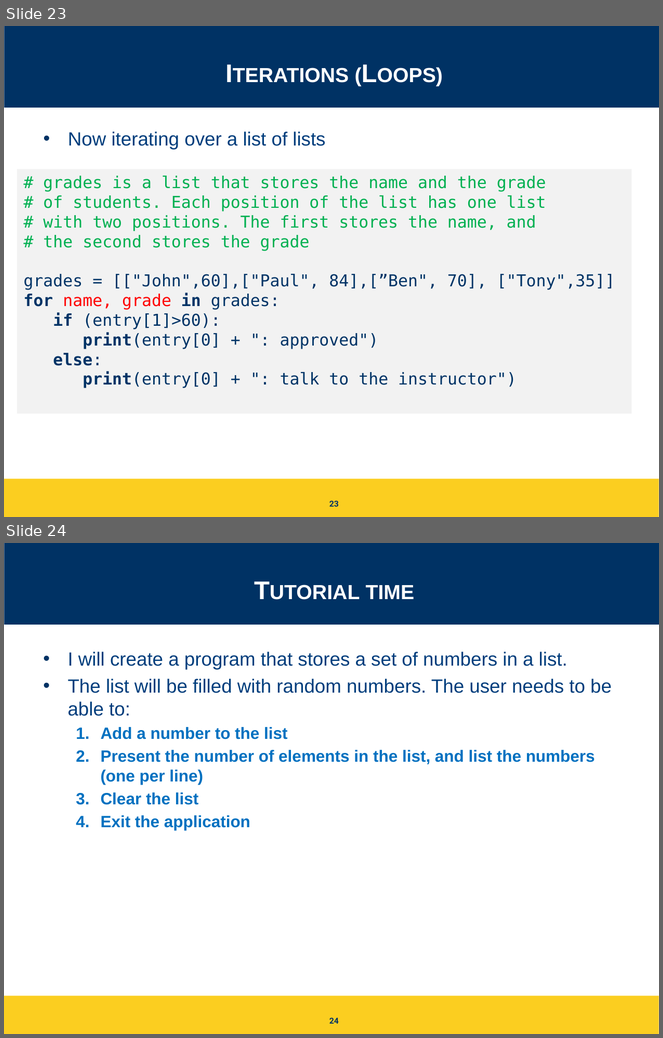
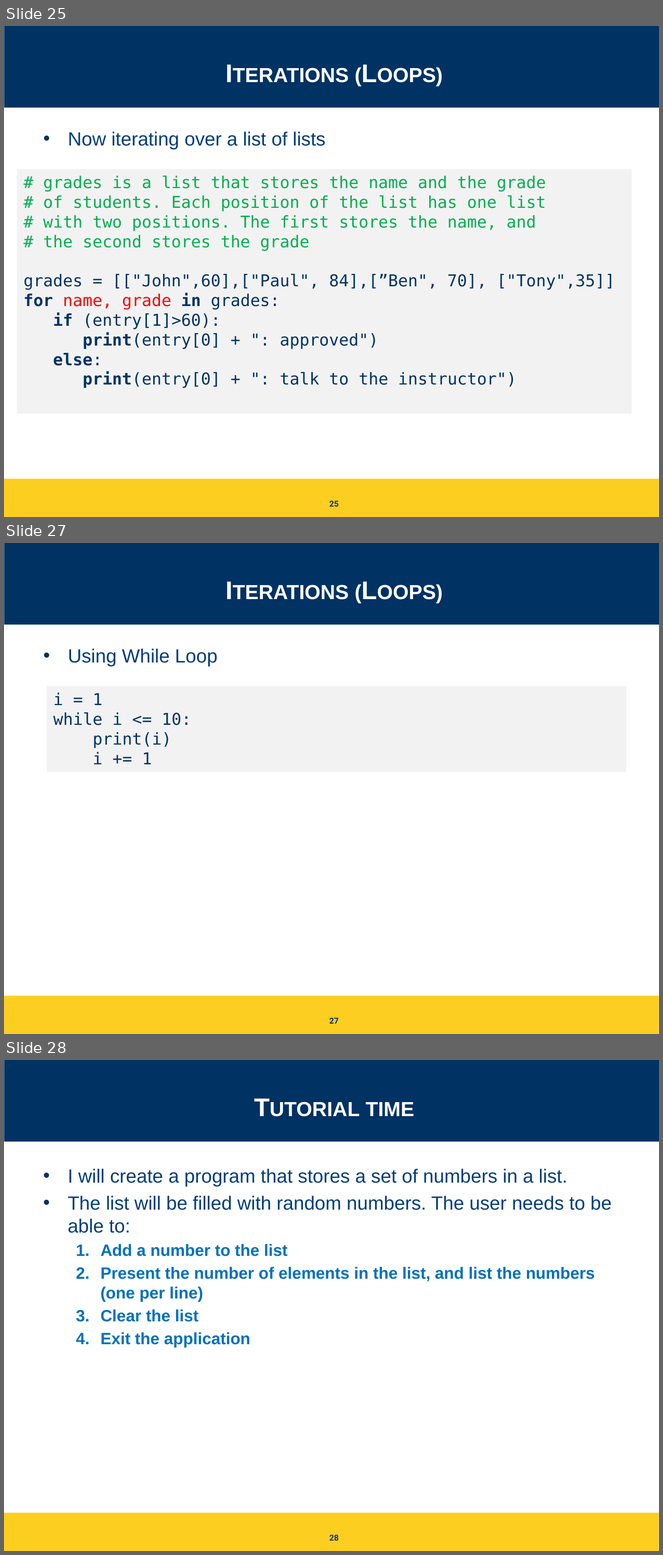
Before and after one commit to igorsteinmacher/INF502-Fall2020, a slide deck: slides/Python_ready_set_go.pptx. Shown one above the other, each under a label of ours: slides 23 and 24 before the commit, slides 25, 27 and 28 after it; the slides between them are not shown. The pictures are 663x1038 and 663x1555 pixels, drawn with LibreOffice and Linux fonts; fonts in the diff are those of the drawing. Boxes give left, top, right and bottom in pixels: in the first picture for what was removed or moved away, otherwise in the second. Text is boxed around its words. In the diff, an @@ line names an element or a change of style, - is before the commit and + after.

```diff
--- a/slides/Python_ready_set_go.pptx
+++ b/slides/Python_ready_set_go.pptx
@@ slide 27 added at (4,543,659,1034), background #FFFFFF; not listed: 3 template elements that a slide beside it also shows @@
@@ title added at (37,553,632,624), 28 pt, text #FFFFFF, bold, small capitals @@
+Iterations (Loops)
@@ text added at (68,649,218,666), 21 pt, text #003D7C @@
+• Using While Loop
@@ rectangle added at (47,686,626,772), fill #F2F2F2, 18 pt, text #003366 @@
+i = 1
+while i <= 10:
+print(i)
+i += 1
@@ page number added at (330,1018,339,1024), 9 pt, text #003264, bold @@
+27
@@ what was slide 23 is now slide 25 @@
@@ page number at (330,501,339,507): text changed @@
-23
+25
@@ what was slide 24 is now slide 28 @@
@@ page number at (330,1535,339,1541): text changed @@
-24
+28
```
Also in this commit, not shown: 5 slides changed, 4 other slides added, 19 other files.
